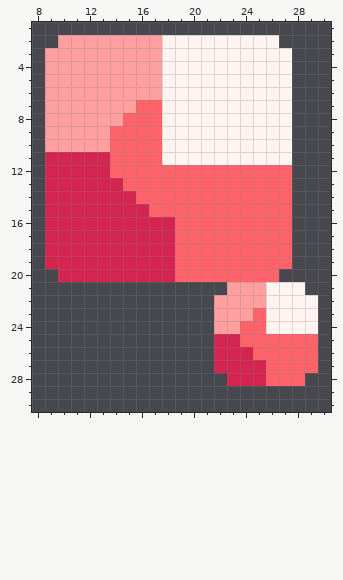
Pixel-art sprite, stored at assets/sprites/blocks/environment/vousar-ore2.png. The picture above was drawn from the file before the commit.
The file is 32x32 pixels. Colours within 5 levels of each other are drawn and written as one. Shown: x 8..30, y 1..30.
After the commit:
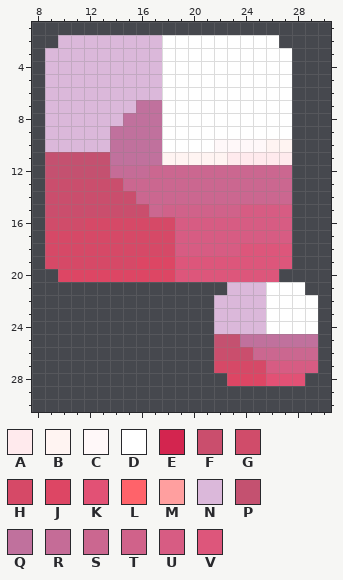
Palette (. is transparent): A #ffeaed  B #fff4f2  C #fff8f9  D #ffffff  E #d3254f  F #ca4e6d  G #d04c6a  H #d64967  J #dd4664  K #e25175  L #ff636a  M #ff9f9f  N #dbb8da  P #c45170  Q #c0719d  R #c56c97  S #cb6790  T #d0628a  U #d75c83  V #dd567b
Change:
Changed rows in their new state; - is an unchanged pixel.
first column x 9:
 2 -NNNNNNNNDDDDDDDDD---
 3 NNNNNNNNNDDDDDDDDDD--
 4 NNNNNNNNNDDDDDDDDDD--
 5 NNNNNNNNNDDDDDDDDDD--
 6 NNNNNNNNNDDDDDDDDDD--
 7 NNNNNNNQQDDDDDDDDDD--
 8 NNNNNNQQQDDDDDDDDDD--
 9 NNNNNQQQQDDDDDDDDDD--
10 NNNNNQQQQDDDDCCCC----
11 PPPPPQQQQ-----AAAAA--
12 PPPPPRRRSSSSSSSSSSS--
13 FFFFFFSSSSSSSSSSSSS--
14 FFFFFFFSSSSSSSSSSSS--
15 FFFFFFFFSTTTTTTUUUU--
16 GGGHHHHHHHUUUUUUUUU--
17 HHHHHHHHHHUUUUUUUUU--
18 HHHHHHHHHHUUUUUVVVV--
19 HHHHHHHJJJVVVVVVVVV--
20 -JJJJJJJJJVVVVVVVV---
21 --------------NNNDDD-
22 -------------NNNNDDDD
23 -------------NNNNDDDD
24 -------------NNNNDDDD
25 -------------PPQQQQQQ
26 -------------FFFSSSSS
27 -------------HHHHUUUU
28 --------------JJJKKK-
Boxes around the changes in both pictures, in picture pixels (x1, y1, x2, y2):
changed: (45, 35, 318, 386)
